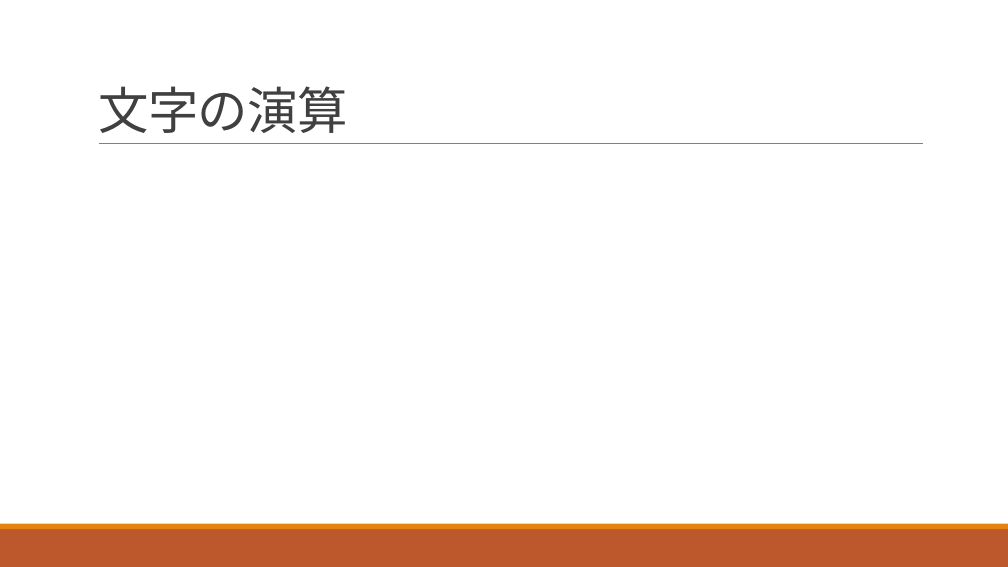
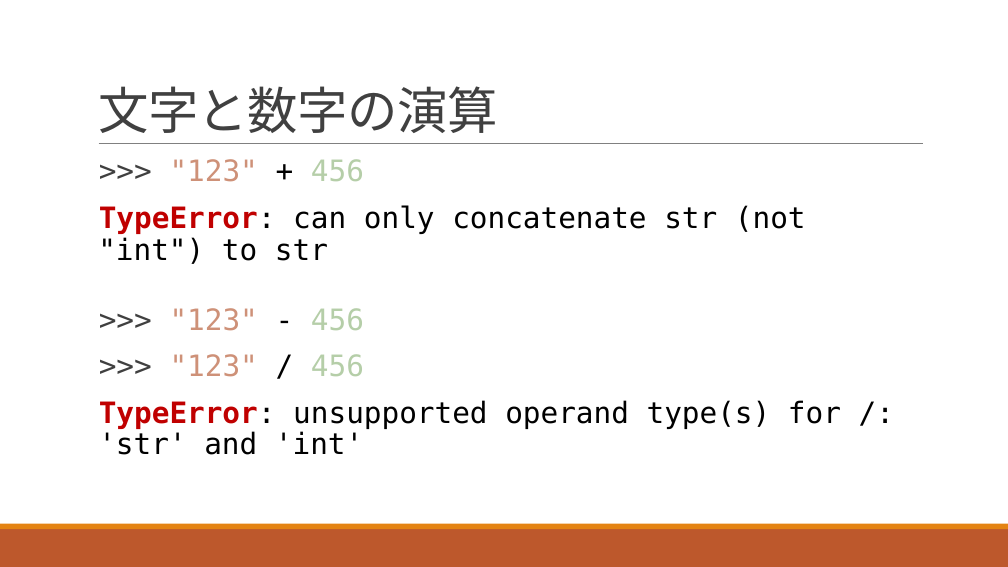
Before and after one commit to navy1634/Teach, a slide deck: slide 24 of 20230530/unit1.pptx (slide 23 before the commit). Drawn at 1008x567 pixels with LibreOffice and Linux fonts; fonts in the diff are those of the drawing. Boxes give left, top, right and bottom in pixels: in the first picture for what was removed or moved away, otherwise in the second. Text is boxed around its words. In the diff, an @@ line names an element or a change of style, - is before the commit and + after.

Commit message:
unit01 add 文字と数字

```diff
--- a/20230530/unit1.pptx
+++ b/20230530/unit1.pptx
@@ title at box(98, 86, 497, 133): text changed @@
-文字の演算
+文字と数字の演算
@@ text added at box(98, 159, 841, 455), 28 pt, text #000000 @@
+  >>> "123" + 456
+  TypeError: can only concatenate str (not "int") to str
+  >>> "123" - 456
+  >>> "123" / 456
+  TypeError: unsupported operand type(s) for /: 'str' and 'int'
```
Also in this commit, not shown: 4 other slides changed, 2 slides added, 1 other file.
